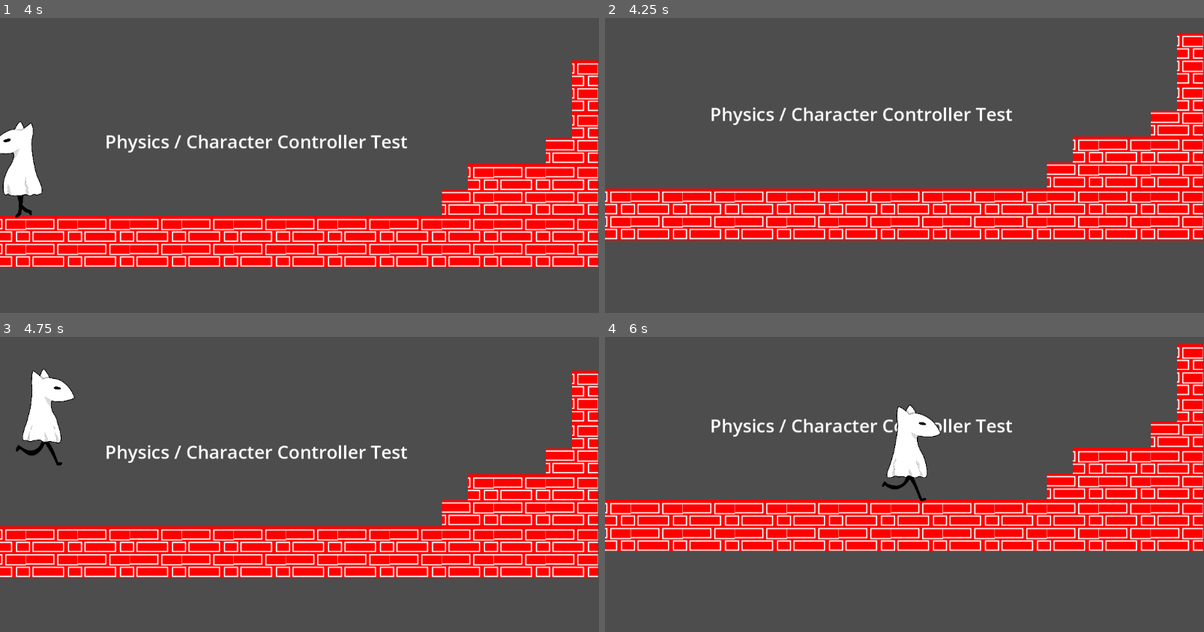
Above: before the commit, frames 1-4 (two rows, left to right).
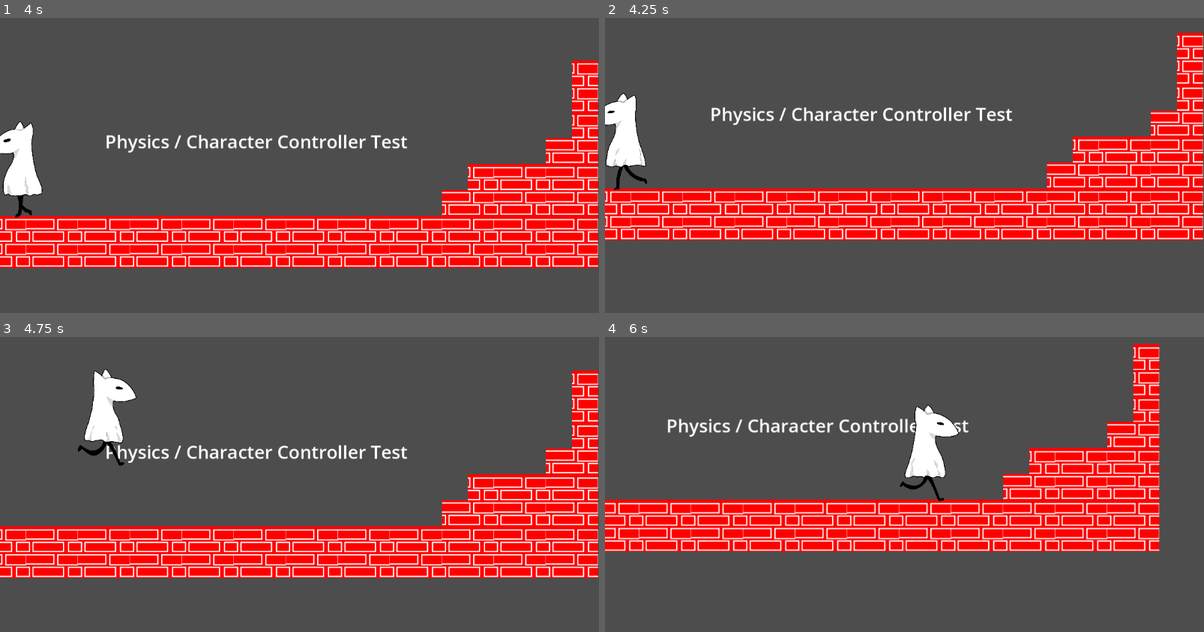
Above: after the commit, the same moments.

Repository: rcivan/ghost-dog
Game: Godot game, scene res://Test.tscn
The game is run twice, just before and just after one commit, with the same random seed, the same clock (stepped at 60 frames per second) and the same inputs.
Inputs:
- Up to frame 1 (4 s): hold Right (right) 0.53-2.03 s; tap Space (jump) at 0.77, 1.52, 3.02, 3.77 s; hold Left (left) from 2.03 s (still down)
- Up to frame 2 (4.25 s): keep holding Left (left)
- Up to frame 3 (4.75 s): release Left (left) at 4.28 s; hold Right (right) from 4.28 s (still down); tap Space (jump) at 4.52 s
- Up to frame 4 (6 s): keep holding Right (right)

Frame 1 is identical in both runs. In frame 2, 1.3% of the frame differs, in the area x 0-8%, y 25-59%; in frame 3, 2.8%; in frame 4, 15%, in the area x 0-100%, y 2-73%.

Commit message:
added level bounds so he doesnt fall off

Diff:
--- a/game/Test.tscn
+++ b/game/Test.tscn
@@ -182,4 +182,4 @@
 tile_set = SubResource("TileSet_u3uv2")
 format = 2
 layer_0/z_index = -1
-layer_0/tile_data = PackedInt32Array(720896, 1, 0, 786432, 1 …(967 unchanged characters)… 7, 1, 327703, 65537, 0, 393239, 65537, 1)
+layer_0/tile_data = PackedInt32Array(720896, 1, 0, 786432, 1 …(967 unchanged characters)… 7, 1, 327703, 65537, 0, 393239, 65537, 1, 655360, 1, 0, 589824, 1, 0, 524288, 1, 0, 458752, 1, 0, 393216, 1, 0, 327680, 1, 0, 262144, 1, 0, 196608, 1, 0, 131072, 1, 0)
